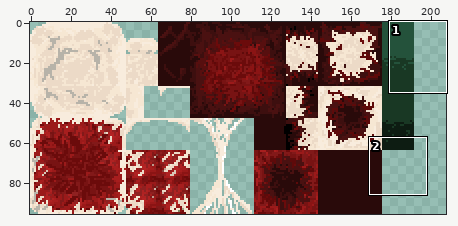
Sprite sheet -- Godot Project/Scenes/Levels/LevelAssets/Gore Tileset.png. The first picture is a wide view before the edit; the outline marks the close-up.
Close-up. The starting point:
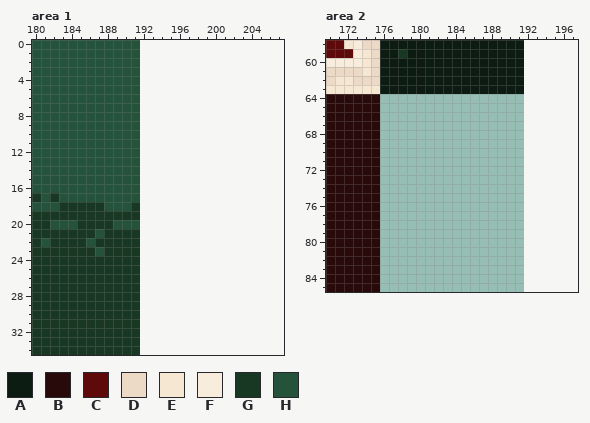
The file is 192x96 pixels. Colours within 5 levels of each other are drawn and written as one. Shown: area 1: x 180..207, y 0..34; area 2: x 170..197, y 58..85. The old version is drawn lined up with the new one, on the new canvas.
Palette (. is transparent): A #0d1c12  B #290a0a  C #5e0a0a  D #ecdac7  E #f6e7d3  F #f8ecdd  G #193824  H #24523b
Pixels before, area 1, first column x 180:
 0 HHHHHHHHHHHH
 1 HHHHHHHHHHHH
 2 HHHHHHHHHHHH
 3 HHHHHHHHHHHH
 4 HHHHHHHHHHHH
 5 HHHHHHHHHHHH
 6 HHHHHHHHHHHH
 7 HHHHHHHHHHHH
 8 HHHHHHHHHHHH
 9 HHHHHHHHHHHH
10 HHHHHHHHHHHH
11 HHHHHHHHHHHH
12 HHHHHHHHHHHH
13 HHHHHHHHHHHH
14 HHHHHHHHHHHH
15 HHHHHHHHHHHH
16 HHHHHHHHHHHH
17 GHGHHHHHHHHH
18 HHHGGGGGHHHG
19 GGGGGGGGGGGG
20 GGHHHGGGGHHH
21 GGGGGGGHGGGG
22 GHGGGGHGGGGG
23 GGGGGGGHGGGG
24 GGGGGGGGGGGG
25 GGGGGGGGGGGG
26 GGGGGGGGGGGG
27 GGGGGGGGGGGG
28 GGGGGGGGGGGG
29 GGGGGGGGGGGG
30 GGGGGGGGGGGG
31 GGGGGGGGGGGG
32 GGGGGGGGGGGG
33 GGGGGGGGGGGG
34 GGGGGGGGGGGG
Pixels before, area 2, first column x 170:
58 CCEFDDAAAAAAAAAAAAAAAA
59 CCCFEDAAGAAAAAAAAAAAAA
60 FFFFEDAAAAAAAAAAAAAAAA
61 DDDDEDAAAAAAAAAAAAAAAA
62 DEEDDDAAAAAAAAAAAAAAAA
63 EEEEEEAAAAAAAAAAAAAAAA
64 BBBBBB................
65 BBBBBB................
66 BBBBBB................
67 BBBBBB................
68 BBBBBB................
69 BBBBBB................
70 BBBBBB................
71 BBBBBB................
72 BBBBBB................
73 BBBBBB................
74 BBBBBB................
75 BBBBBB................
76 BBBBBB................
77 BBBBBB................
78 BBBBBB................
79 BBBBBB................
80 BBBBBB................
81 BBBBBB................
82 BBBBBB................
83 BBBBBB................
84 BBBBBB................
85 BBBBBB................
New version:
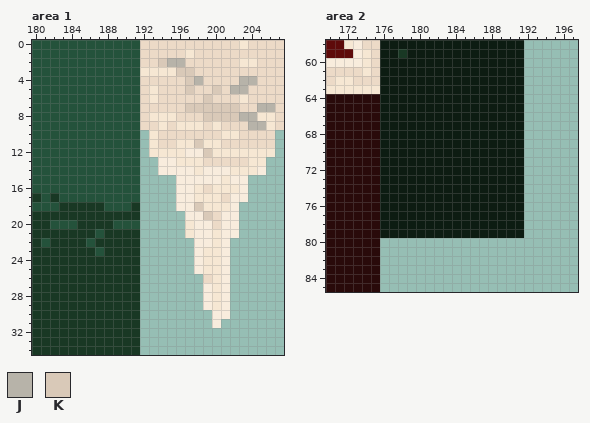
Colours new in this view: J #b7b3a9  K #d9c9b8
Diff:
canvas 192x96 -> 208x96
Area 1:
y 0: x 192..207 ................ -> DDDDDDDDDDDEDDDD
y 1: x 192..207 ................ -> DDDDDEDDDDDDDDDD
y 2: x 192..207 ................ -> DDKJJDDDDDDEEDDD
y 3: x 192..207 ................ -> EEEEKKDDDDDDDDDD
y 4: x 192..207 ................ -> DDDDDKJDDDDJJDDD
y 5: x 192..207 ................ -> DEDDDKDDKDJJDDDD
y 6: x 192..207 ................ -> DEDDDDDKDDDEDDDD
y 7: x 192..207 ................ -> DDDDDKKKKKKDDJJD
y 8: x 192..207 ................ -> DEEEDDDKKKKJJEED
y 9: x 192..207 ................ -> DDEDEEEDEDDDJJED
y 10: x 193..206 .............. -> EDDDDDDDEEDDDD
y 11: x 193..206 .............. -> EDDEEKEEDDDDDD
y 12: x 193..206 .............. -> EEEEFFKEEEEEEE
y 13: x 194..205 ............ -> FFEEEDDDDDEE
y 14: x 194..205 ............ -> FFFFEFFFEEEF
y 15: x 196..203 ........ -> FFFFFEFF
y 16: x 196..203 ........ -> FFEDEEEF
y 17: x 196..203 ........ -> FFEEEDFF
y 18: x 196..202 ....... -> FFKEEEF
y 19: x 197..202 ...... -> FFKDFF
y 20: x 197..202 ...... -> EFFDFF
y 21: x 197..202 ...... -> EFFEFF
y 22: x 198..201 .... -> FFEF
y 23..25: x 198..201 .... -> FEEF
y 26: x 199..201 ... -> DEF
y 27..29: x 199..201 ... -> FEF
y 30: x 200..201 .. -> FF
y 31: x 200 . -> F
Area 2:
y 64..79: x 176..191 ................ -> AAAAAAAAAAAAAAAA
